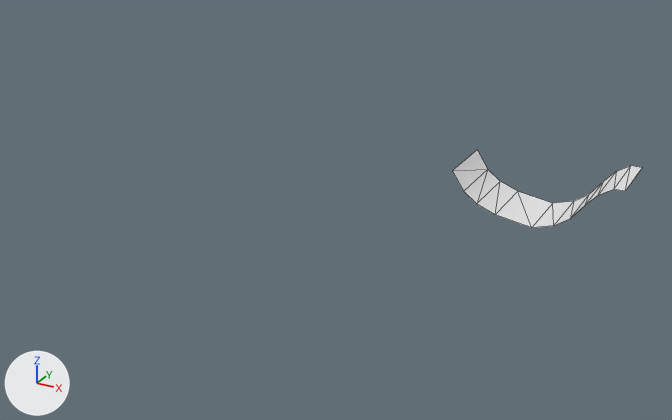
The FBX model Game/Assets/Level/Models/Terrain_02_jump_point.FBX, before and after one commit.
The view is the same before and after, from a camera (50 mm lens) standing at (86.0, -493.0, 189.0) and looking at (-192.0, 11.0, -63.0). Every picture has the same lights, and +X, +Y and +Z are marked at lower left. Mesh edges are drawn as thin lines. Where no turn or scale is listed for an object, it has been applied to the vertices.

Names of what the first picture shows: 'Terrain_02'.
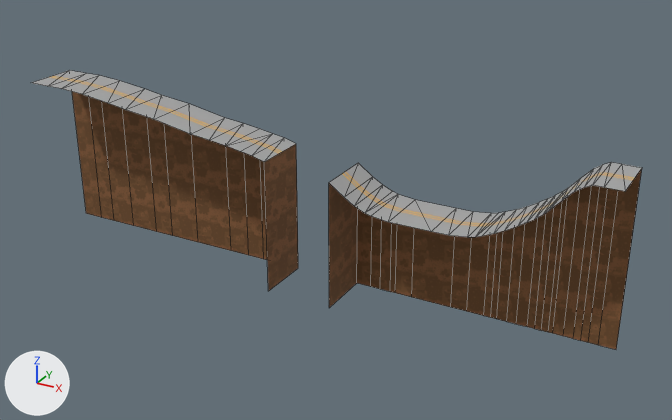
Boxes [x1, y1, x2, y2] around the edits, measured in the pictures (672 x 420 px):
'Terrain_02_ground', added (brown)
    after: [72, 92, 642, 350]
'Terrain_02', reshaped (220% wider, 113% taller)
    before: [452, 150, 642, 228]
    after: [32, 70, 642, 237]
part 1 of me_mesh, added
    after: [32, 70, 296, 162]
part 2 of me_mesh, built on
    before: [452, 150, 642, 228]
    after: [329, 162, 642, 237]

The change, as a list of edits to the scene's bpy script:
```text
Add img_asphalt_diff_png:
    img_asphalt_diff_png = load_image('Asphalt_diff.png', '../Textures/Asphalt_diff.png', 256, 256, 'sRGB')
Add img_dirt_diff_png:
    img_dirt_diff_png = load_image('Dirt_diff.png', '../Textures/Dirt_diff.png', 256, 256, 'sRGB')
Add mat_01___default:
    mat_01___default = principled_material('01 - Default')
    mat_01___default.texture = img_asphalt_diff_png
    mat_01___default.roughness = 0.859
Add mat_02___default:
    mat_02___default = principled_material('02 - Default')
    mat_02___default.texture = img_dirt_diff_png
    mat_02___default.roughness = 0.859
Change me_mesh:
    used by ob_terrain_02; location = (0.0, 0.0, 0.0)
    remove me_mesh.from_pydata(...)  # 22 vertices, 20 faces; spans x -98.0..0.0, y -20.0..20.0, z -31.8..0.0
    add me_mesh.from_pydata(...)  # 74 vertices, 70 faces; spans x -430.0..0.0, y -20.0..20.0, z -48.0..0.0
    me_mesh part 1: a new loose piece of 26 vertices spanning x -430.0..-227.8, y -20.0..20.0, z -24.9..0.0, in mat_01___default (picture img_asphalt_diff_png)
    me_mesh part 2
    20 vertices are removed from x -98.0..-6.1, y -20.0..20.0, z -31.8..0.0
    20 faces are deleted
    23 vertices are added at x -180.0..-11.2, y -20.0, z -48.0..0.0
    23 new vertices lie (0.0, 40.0, 0.0) away from vertices in x -180.0..-11.2, y -20.0, z -48.0..0.0
    46 new faces join them
    add me_mesh.materials.append(mat_01___default)  # picture img_asphalt_diff_png
Add me_mesh_001:
    me_mesh_001.from_pydata(...)  # 78 vertices, 37 faces; spans x -430.0..0.0, y -20.0..20.0, z -120.0..0.0
    me_mesh_001.materials.append(mat_02___default)  # picture img_dirt_diff_png
Add ob_terrain_02_ground:
    ob_terrain_02_ground = bpy.data.objects.new('Terrain_02_ground', me_mesh_001)
    ob_terrain_02_ground.location = (0.0, 0.0, 0.0)
```
